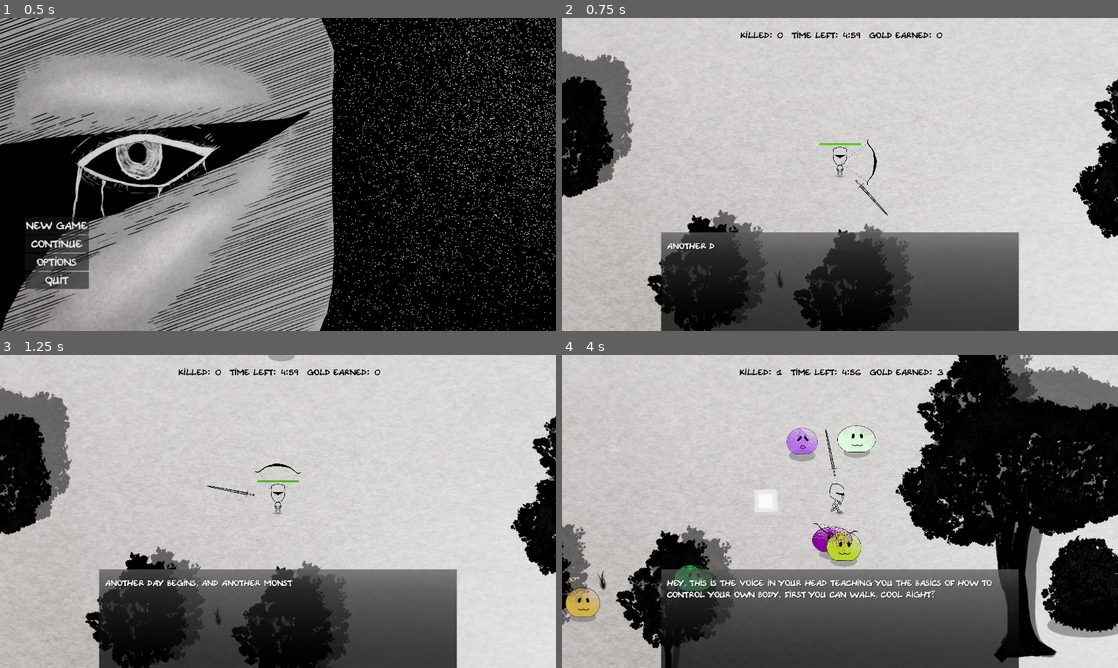
Above: before the commit, frames 1-4 (two rows, left to right).
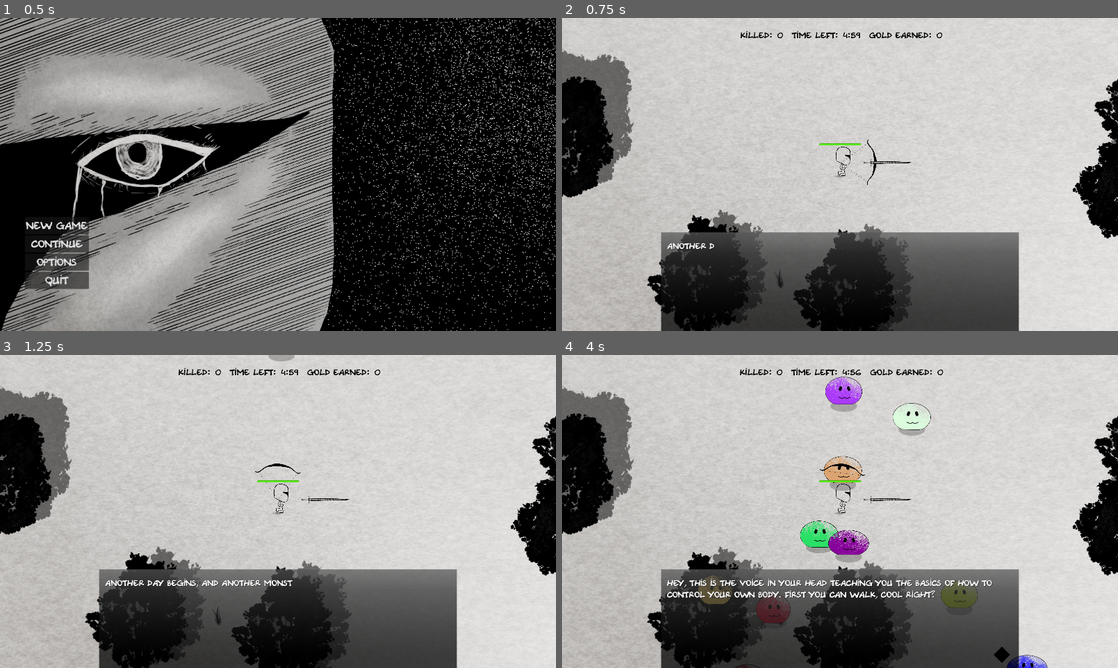
Above: after the commit, the same moments.

Repository: Raurs2/frontier-knight
Game: Godot game, scene res://scenes/main_menu.tscn
Two runs of this game, one before a commit and one after it. Both use one fixed random seed, a clock stepped at 60 frames per second and the inputs below.
Inputs (mouse positions are in pixels of both pictures, inside the frame that each line leads up to):
- Up to frame 1 (0.5 s): no input
- Up to frame 2 (0.75 s): click "New Game" at 0.5 s
- Up to frame 3 (1.25 s): no input
- Up to frame 4 (4 s): move the mouse to (962, 495) at 1.27 s; hold D (move_right) 1.28-2.03 s; tap Space (action) every 0.75 s from 1.35 to 3.6 s; move the mouse to (728, 527) at 2.02 s; hold S (move_down) 2.03-2.78 s; move the mouse to (895, 442) at 2.77 s; hold D (move_right) 2.78-3.53 s; move the mouse to (812, 574) at 3.52 s; hold W (move_up) from 3.53 s (still down)

Frame 1 is identical in both runs. In frame 2, 0.2% of the frame differs, in the area x 48-63%, y 41-64%; in frame 3, 0.2%; in frame 4, 47%, in the area x 0-100%, y 0-100%.
Error after the commit: Parse Error: Identifier "dmg_taken" not declared in the current scope. (res://scripts/player.gd:52)

Commit message:
Update player.gd

Diff:
--- a/scripts/player.gd
+++ b/scripts/player.gd
@@ -12,12 +12,14 @@
 
 const FADE = 0.5
 const ROTATION_SPEED = 5
+
 var health = SaveManager.stats.player_stats['hp']
-var speed = 400 * ( ( 1000 + SaveManager.stats.player_stats['spd']) / 1000 )
+var speed = 400 * (1000 + SaveManager.stats.player_stats['spd']) / 1000
 var shield = SaveManager.stats.player_stats['def'] / 2.0
+
 func _ready() -> void:
 	var tween = create_tween()
-	tween.tween_property(health_bar, 'modulate', Color(1, 1, 1, 0), FADE * 4)
+	tween.tween_property(health_bar, 'modulate', Color(1, 1, 1, 0), FADE * 8)
 
 func _physics_process(delta: float) -> void:
 	var direction = Input.get_vector("move_left", "move_right", "move_up", "move_down")
@@ -40,15 +42,16 @@
 		collision_shape_2d.position = Vector2(0, -48)
 		hit_box_collision.position = Vector2(0, -48)
 
-	var DAMAGE_RATE = SaveManager.stats.slime_stats['dmg']
+	var slime_dmg = SaveManager.stats.slime_stats['dmg']
 	var overlapping_mobs = hit_box.get_overlapping_bodies()
 	if overlapping_mobs.size() > 0:
 		timer.start(2)
 		var tween = create_tween()
 		tween.tween_property(health_bar, 'modulate', Color(1, 1, 1, 1), FADE)
 
-		health -= DAMAGE_RATE * overlapping_mobs.size() * delta * 100 / (100 + shield)
-		SaveManager.stats.damage_taken += DAMAGE_RATE * overlapping_mobs.size() * delta / shield
+		dmg_taken = slime_dmg * overlapping_mobs.size() * delta * 100 / (100 + shield)
+		health -= dmg_taken
+		SaveManager.stats.damage_taken += dmg_taken
 		health_bar.value = health
 		if health <= 0.0:
 			health_depleted.emit()
